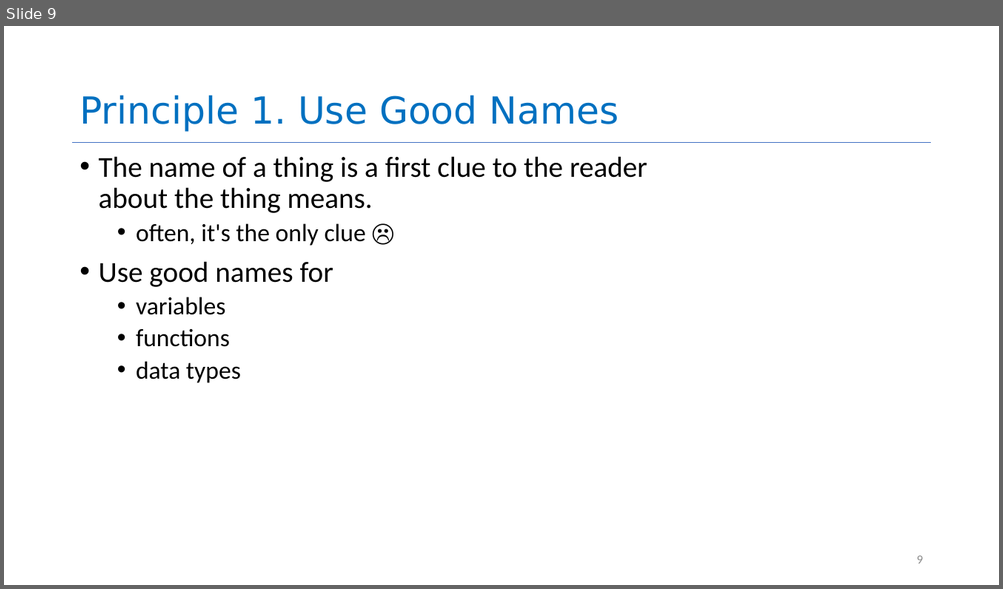
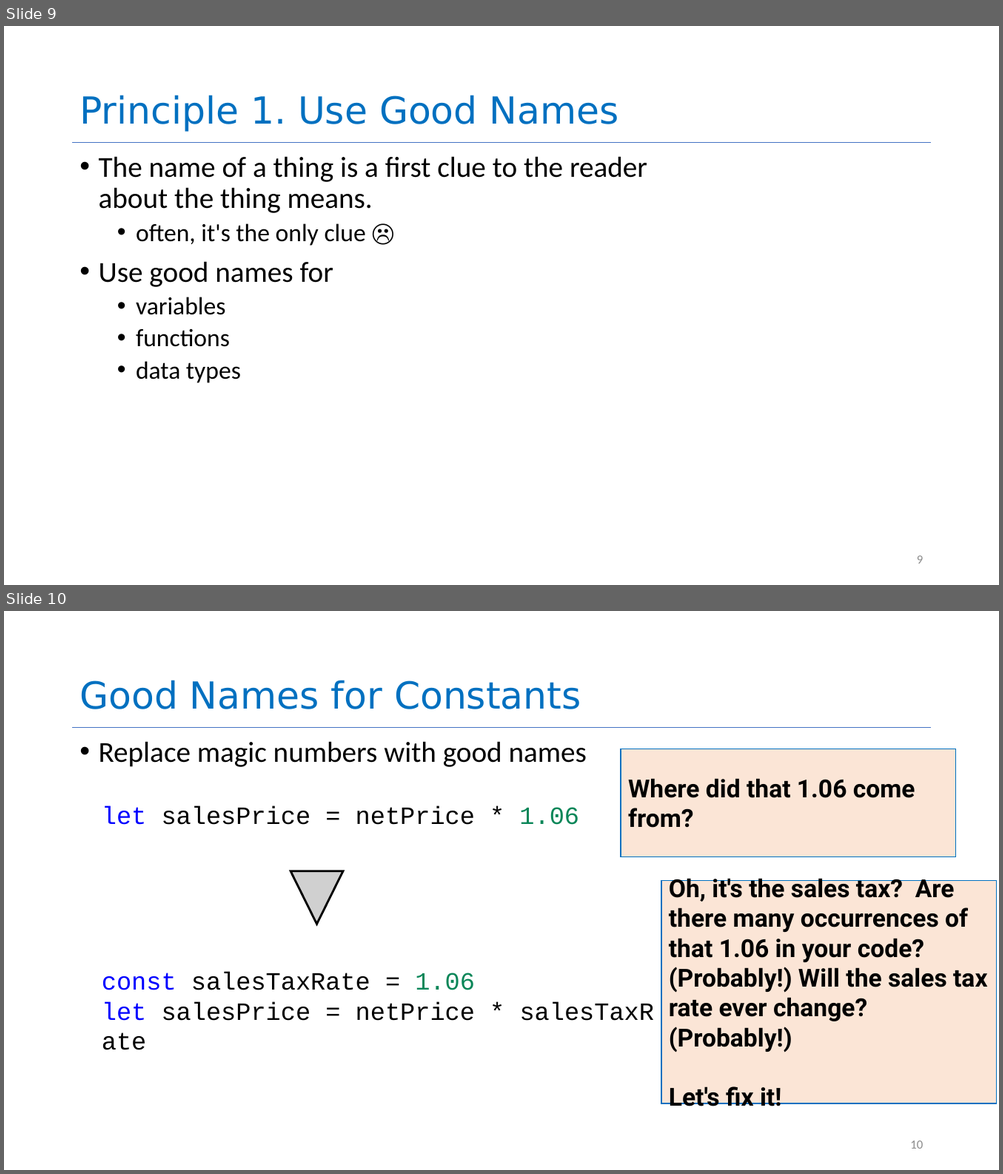
Before and after one commit to neu-se/CS4530-CS5500-Spring-2021, a slide deck: Slides/Lesson 1.2 General Program Design Principles.pptx. Shown one above the other, each under a label of ours: slide 9 before the commit, slides 9 and 10 after it. The pictures are 1003x589 and 1003x1174 pixels, drawn with LibreOffice and Linux fonts; fonts in the diff are those of the drawing; grey boxes stand for pictures. Boxes give left, top, right and bottom in pixels: in the first picture for what was removed or moved away, otherwise in the second. Text is boxed around its words. In the diff, an @@ line names an element or a change of style, - is before the commit and + after.

```diff
--- a/Slides/Lesson 1.2 General Program Design Principles.pptx
+++ b/Slides/Lesson 1.2 General Program Design Principles.pptx
@@ slide 10 added at <box>4,611,999,1170</box>, background #FFFFFF; not listed: 1 template element that a slide beside it also shows @@
@@ title added at <box>79,680,581,709</box>, 36 pt, text #0070C0 @@
+Good Names for Constants
@@ text added at <box>99,741,586,767</box>, 28 pt, text #000000 @@
+• Replace magic numbers with good names
@@ rectangle added at <box>620,749,956,857</box>, fill #FBE5D6, outline #0070C0 1 pt, 24 pt, text #000000, bold @@
+Where did that 1.06 come from?
@@ text added at <box>102,806,579,825</box>, 24 pt, text #000000 @@
+let salesPrice = netPrice * 1.06
@@ picture added at <box>290,871,343,924</box> @@
@@ rectangle added at <box>661,881,996,1104</box>, fill #FBE5D6, outline #0070C0 1 pt, 24 pt, text #000000, bold @@
+Oh, it's the sales tax? Are there many occurrences of that 1.06 in your code? (Probably!) Will the sales tax rate ever change? (Probably!)
+Let's fix it!
@@ text added at <box>102,972,475,1021</box>, 24 pt, text #000000 @@
+const salesTaxRate = 1.06
+let salesPrice = netPrice * salesTaxRate
@@ page number added at <box>910,1141,922,1149</box>, 12 pt, text #8C8C8C @@
+10
```
Also in this commit, not shown: 7 slides changed, 7 other slides added, 2 other files.
